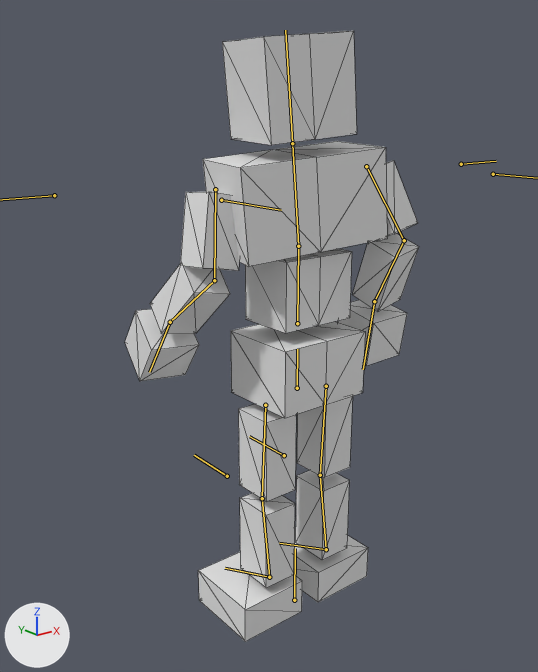
What one commit did to the glTF model BrowserGame/public/models/animateblend2.glb.
The view is the same before and after, from a 50 mm camera at (-10.97, -12.63, 7.68) aimed at (-0.23, 0.79, 2.31). The lights are fixed; the arrows at lower left show +X, +Y and +Z. Both versions are drawn at frame 12 of the action 'chest.run'; the numbers are the values there. The bones that bend it are drawn over the model as lines. Mesh edges are drawn as thin lines.

Objects in the first picture: '立方体'.
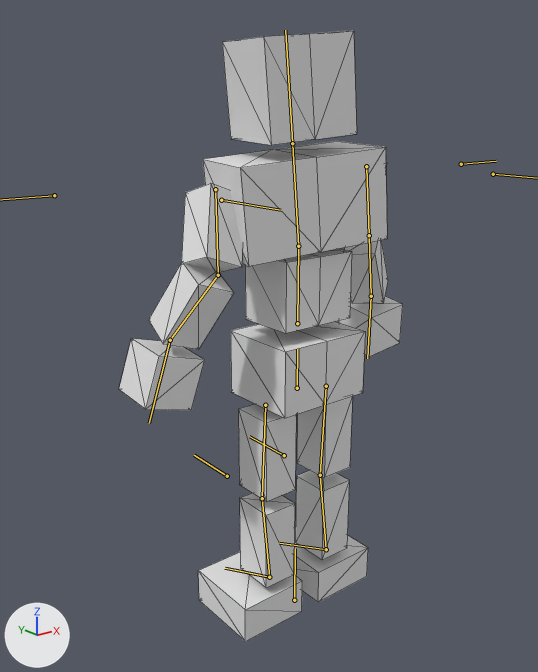
Changed parts and their boxes [x1, y1, x2, y2] in the pictures (538 x 672 px):
'立方体', posed
    before: [125, 30, 419, 642]
    after: [119, 30, 403, 642]
bone 'upper arm.R', root to tip
    before: (215, 189) to (214, 280)
    after: (215, 189) to (218, 275)
bone 'forearm.R', root to tip
    before: (214, 280) to (170, 322)
    after: (218, 275) to (170, 340)
bone 'hand.R', root to tip
    before: (170, 322) to (149, 372)
    after: (170, 340) to (149, 423)
bone 'upper arm.L', root to tip
    before: (366, 166) to (404, 240)
    after: (366, 166) to (369, 235)
bone 'forearm.L', root to tip
    before: (404, 240) to (374, 301)
    after: (369, 235) to (371, 296)
bone 'hand.L', root to tip
    before: (374, 301) to (363, 369)
    after: (371, 296) to (367, 358)

Edits to the bpy script that builds the scene:
```text
Change bone_upper_arm_r:
    where bone_upper_arm_r = bpy.data.objects['アーマチュア'].pose.bones['upper arm.R']  # child of 'chest'
    bone_upper_arm_r.rotation_quaternion: (0.79, 0.134, 0.027, 0.598) -> (0.811, 0.243, 0.084, 0.526)  # degrees (14, -7, 73) -> degrees (29, -7, 64)
Change bone_forearm_r:
    where bone_forearm_r = bpy.data.objects['アーマチュア'].pose.bones['forearm.R']  # child of 'upper arm.R'
    bone_forearm_r.rotation_quaternion: (0.909, -0.416, 0.0, 0.009) -> (0.924, -0.382, 0.0, 0.008)  # degrees (-49, 0, 1) -> degrees (-45, 0, 1)
Change bone_hand_r:
    where bone_hand_r = bpy.data.objects['アーマチュア'].pose.bones['hand.R']  # child of 'forearm.R'
    bone_hand_r.rotation_quaternion: (0.994, 0.056, 0.015, 0.089) -> (0.983, 0.18, -0.004, 0.03)  # degrees (7, 1, 10) -> degrees (21, -1, 3)
Change bone_upper_arm_l:
    where bone_upper_arm_l = bpy.data.objects['アーマチュア'].pose.bones['upper arm.L']  # child of 'chest'
    bone_upper_arm_l.rotation_quaternion: (0.729, 0.019, -0.32, -0.605) -> (0.722, -0.391, -0.245, -0.516)  # degrees (28, -26, -86) -> degrees (-29, -49, -58)
Change bone_forearm_l:
    where bone_forearm_l = bpy.data.objects['アーマチュア'].pose.bones['forearm.L']  # child of 'upper arm.L'
    bone_forearm_l.rotation_quaternion: (0.923, -0.384, 0.0, -0.008) -> (0.993, 0.116, 0.0, 0.002)  # degrees (-45, 0, -1) -> degrees (13, 0, 0)
Change bone_hand_l:
    where bone_hand_l = bpy.data.objects['アーマチュア'].pose.bones['hand.L']  # child of 'forearm.L'
    bone_hand_l.rotation_quaternion: (0.991, 0.104, 0.078, -0.036) -> (0.941, -0.04, 0.308, -0.133)  # degrees (12, 9, -3) -> degrees (-11, 35, -19)
```
